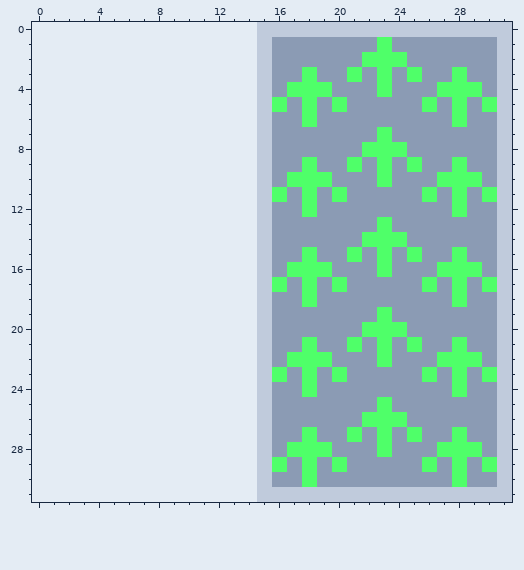
Pixel-art sprite: Game/graphics/climb_tile.png. That is the earlier state.
The file is 51x96 pixels, drawn in blocks of 3x3; one block is one cell here. The old version is drawn lined up with the new one, on the new canvas.
After:
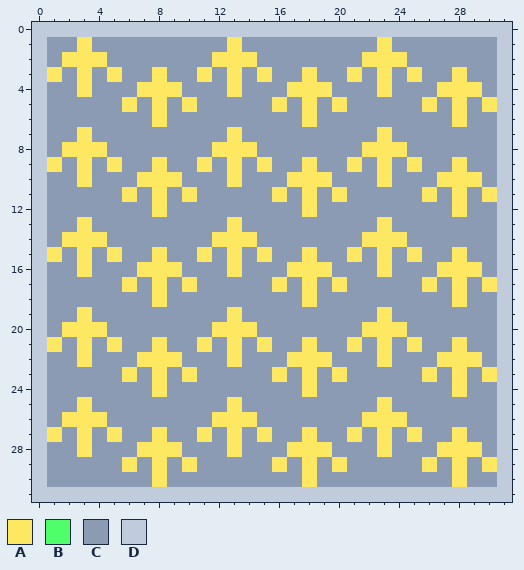
Palette (. is transparent): A #fee761  B #4fff69  C #8b9bb4  D #c0cbdc
Edits made:
canvas 17x32 -> 32x32, the old top-left corner now at 15,0
@@ x 0..31 @@
- 0 ...............DDDDDDDDDDDDDDDDD
- 1 ...............DCCCCCCCBCCCCCCCD
- 2 ...............DCCCCCCBBBCCCCCCD
- 3 ...............DCCBCCBCBCBCCBCCD
- 4 ...............DCBBBCCCBCCCBBBCD
- 5 ...............DBCBCBCCCCCBCBCBD
- 6 ...............DCCBCCCCCCCCCBCCD
- 7 ...............DCCCCCCCBCCCCCCCD
- 8 ...............DCCCCCCBBBCCCCCCD
- 9 ...............DCCBCCBCBCBCCBCCD
-10 ...............DCBBBCCCBCCCBBBCD
-11 ...............DBCBCBCCCCCBCBCBD
-12 ...............DCCBCCCCCCCCCBCCD
-13 ...............DCCCCCCCBCCCCCCCD
-14 ...............DCCCCCCBBBCCCCCCD
-15 ...............DCCBCCBCBCBCCBCCD
-16 ...............DCBBBCCCBCCCBBBCD
-17 ...............DBCBCBCCCCCBCBCBD
-18 ...............DCCBCCCCCCCCCBCCD
-19 ...............DCCCCCCCBCCCCCCCD
-20 ...............DCCCCCCBBBCCCCCCD
-21 ...............DCCBCCBCBCBCCBCCD
-22 ...............DCBBBCCCBCCCBBBCD
-23 ...............DBCBCBCCCCCBCBCBD
-24 ...............DCCBCCCCCCCCCBCCD
-25 ...............DCCCCCCCBCCCCCCCD
-26 ...............DCCCCCCBBBCCCCCCD
-27 ...............DCCBCCBCBCBCCBCCD
-28 ...............DCBBBCCCBCCCBBBCD
-29 ...............DBCBCBCCCCCBCBCBD
-30 ...............DCCBCCCCCCCCCBCCD
-31 ...............DDDDDDDDDDDDDDDDD
+ 0 DDDDDDDDDDDDDDDDDDDDDDDDDDDDDDDD
+ 1 DCCACCCCCCCCCACCCCCCCCCACCCCCCCD
+ 2 DCAAACCCCCCCAAACCCCCCCAAACCCCCCD
+ 3 DACACACCACCACACACCACCACACACCACCD
+ 4 DCCACCCAAACCCACCCAAACCCACCCAAACD
+ 5 DCCCCCACACACCCCCACACACCCCCACACAD
+ 6 DCCCCCCCACCCCCCCCCACCCCCCCCCACCD
+ 7 DCCACCCCCCCCCACCCCCCCCCACCCCCCCD
+ 8 DCAAACCCCCCCAAACCCCCCCAAACCCCCCD
+ 9 DACACACCACCACACACCACCACACACCACCD
+10 DCCACCCAAACCCACCCAAACCCACCCAAACD
+11 DCCCCCACACACCCCCACACACCCCCACACAD
+12 DCCCCCCCACCCCCCCCCACCCCCCCCCACCD
+13 DCCACCCCCCCCCACCCCCCCCCACCCCCCCD
+14 DCAAACCCCCCCAAACCCCCCCAAACCCCCCD
+15 DACACACCACCACACACCACCACACACCACCD
+16 DCCACCCAAACCCACCCAAACCCACCCAAACD
+17 DCCCCCACACACCCCCACACACCCCCACACAD
+18 DCCCCCCCACCCCCCCCCACCCCCCCCCACCD
+19 DCCACCCCCCCCCACCCCCCCCCACCCCCCCD
+20 DCAAACCCCCCCAAACCCCCCCAAACCCCCCD
+21 DACACACCACCACACACCACCACACACCACCD
+22 DCCACCCAAACCCACCCAAACCCACCCAAACD
+23 DCCCCCACACACCCCCACACACCCCCACACAD
+24 DCCCCCCCACCCCCCCCCACCCCCCCCCACCD
+25 DCCACCCCCCCCCACCCCCCCCCACCCCCCCD
+26 DCAAACCCCCCCAAACCCCCCCAAACCCCCCD
+27 DACACACCACCACACACCACCACACACCACCD
+28 DCCACCCAAACCCACCCAAACCCACCCAAACD
+29 DCCCCCACACACCCCCACACACCCCCACACAD
+30 DCCCCCCCACCCCCCCCCACCCCCCCCCACCD
+31 DDDDDDDDDDDDDDDDDDDDDDDDDDDDDDDD
Where, in picture pixels (left, top, right, bottom), the same in both pictures:
changed: (32, 22, 497, 502)
